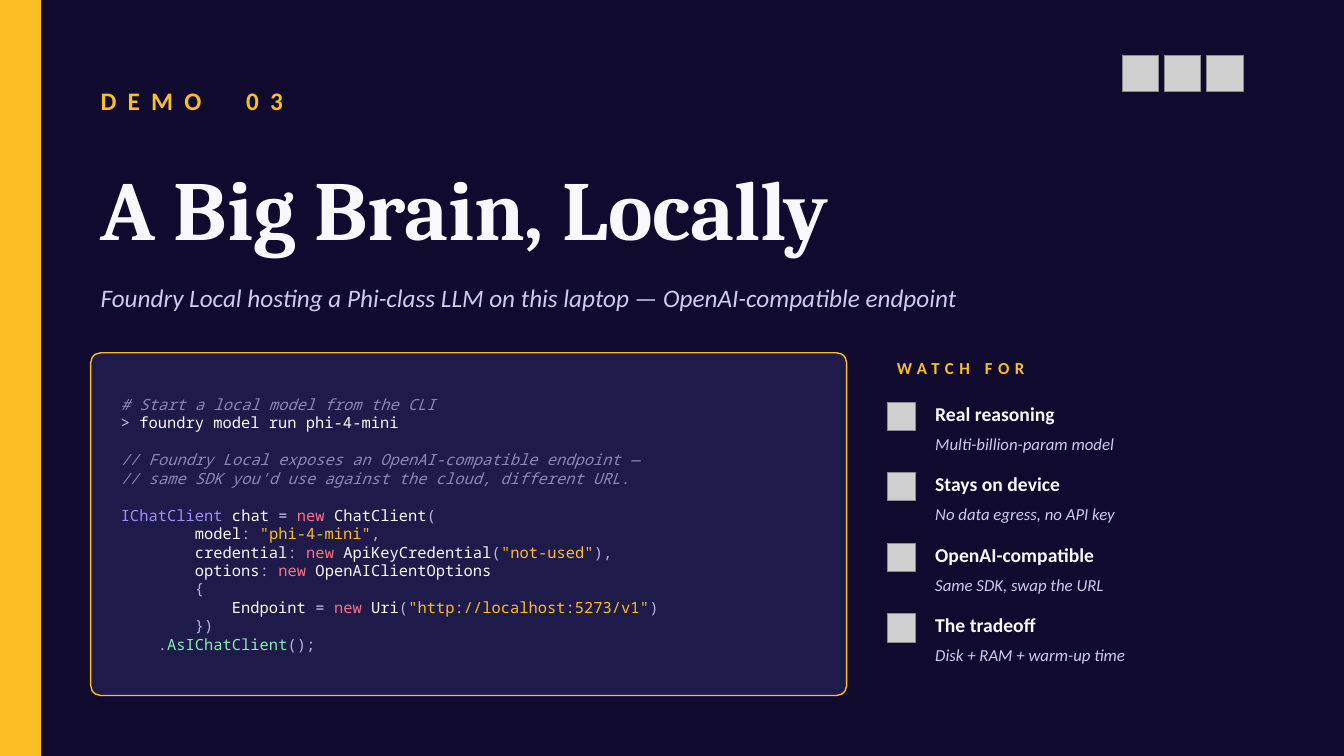
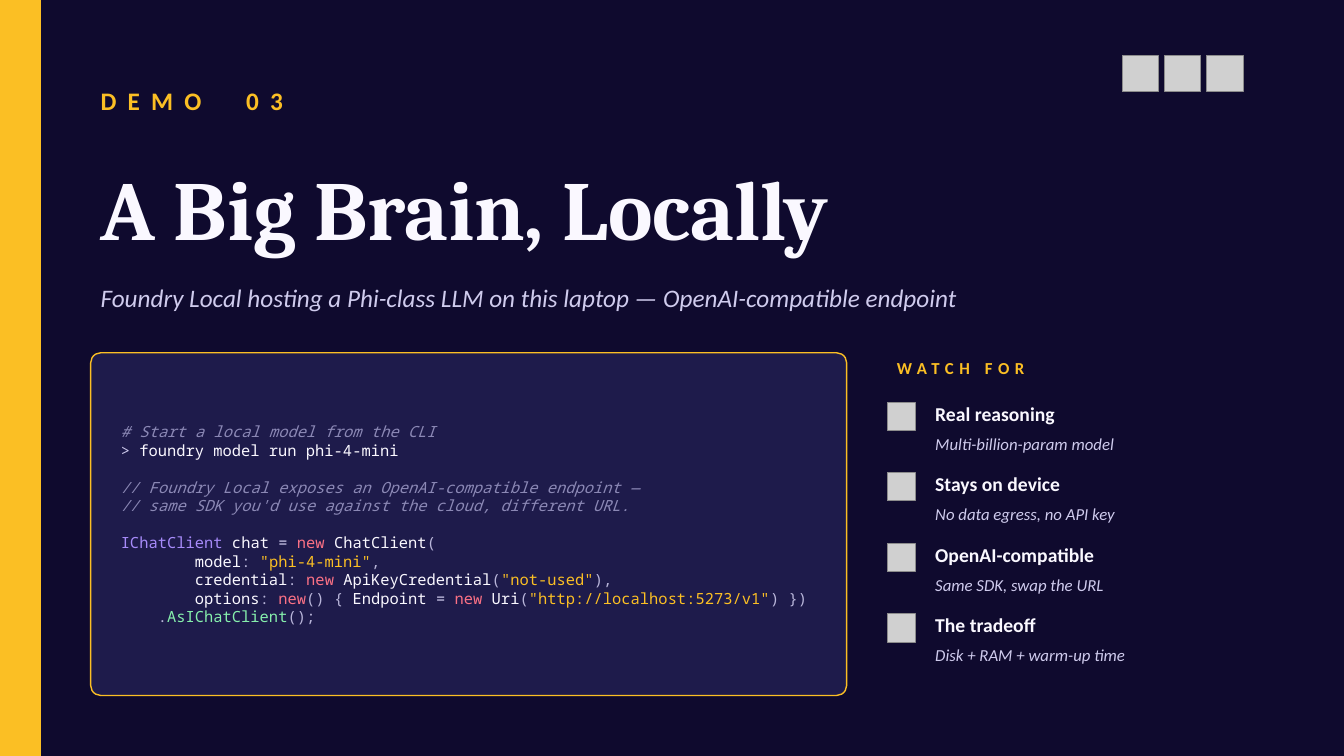
Before and after one commit to mattleibow/cptmsdug-local-cloud-agent-framework, a slide deck: slide 9 of slides/Unifying-Local-Cloud-AI.pptx. Drawn at 1344x756 pixels with LibreOffice and Linux fonts; fonts in the diff are those of the drawing; grey boxes stand for pictures. Boxes give left, top, right and bottom in pixels: in the first picture for what was removed or moved away, otherwise in the second. Text is boxed around its words. In the diff, an @@ line names an element or a change of style, - is before the commit and + after.

```diff
--- a/slides/Unifying-Local-Cloud-AI.pptx
+++ b/slides/Unifying-Local-Cloud-AI.pptx
@@ text at <box>195,592,780,608</box>: text changed; text colour #FAF8FF to #FBBF24 @@
-options: new OpenAIClientOptions
-{
-Endpoint = new Uri("http://localhost:5273/v1")
-})
+options: new() { Endpoint = new Uri("http://localhost:5273/v1") })
```
Also in this commit, not shown: 3 other slides changed, 1 other file.
